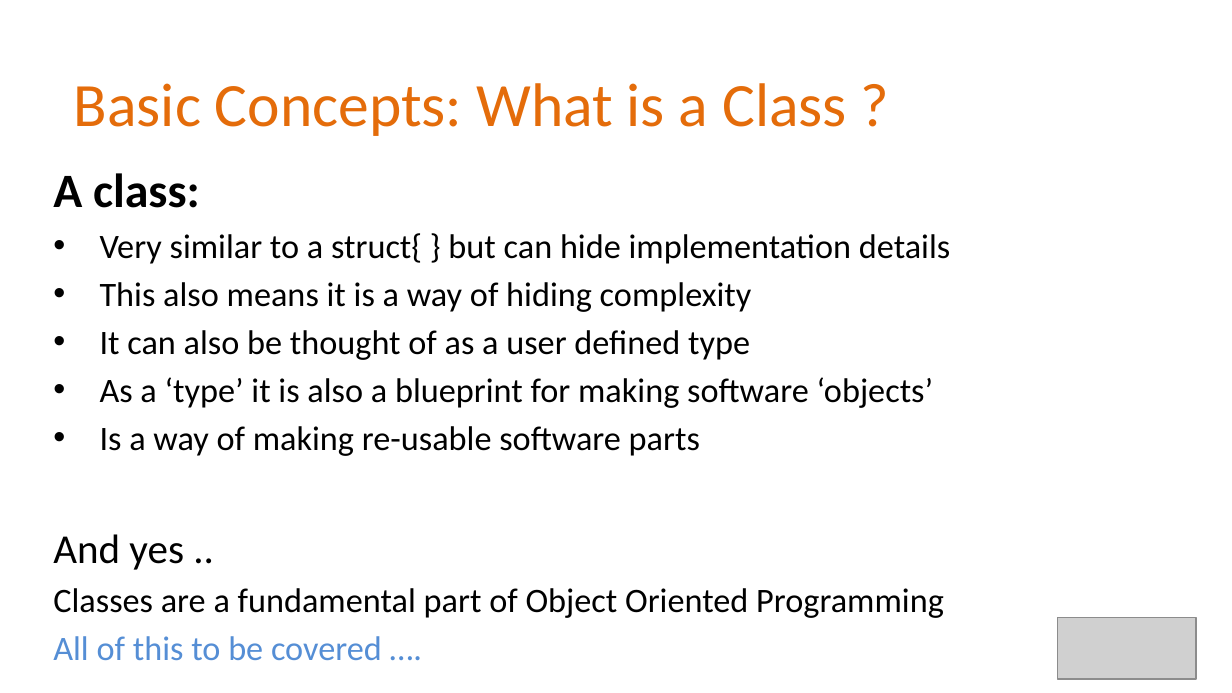
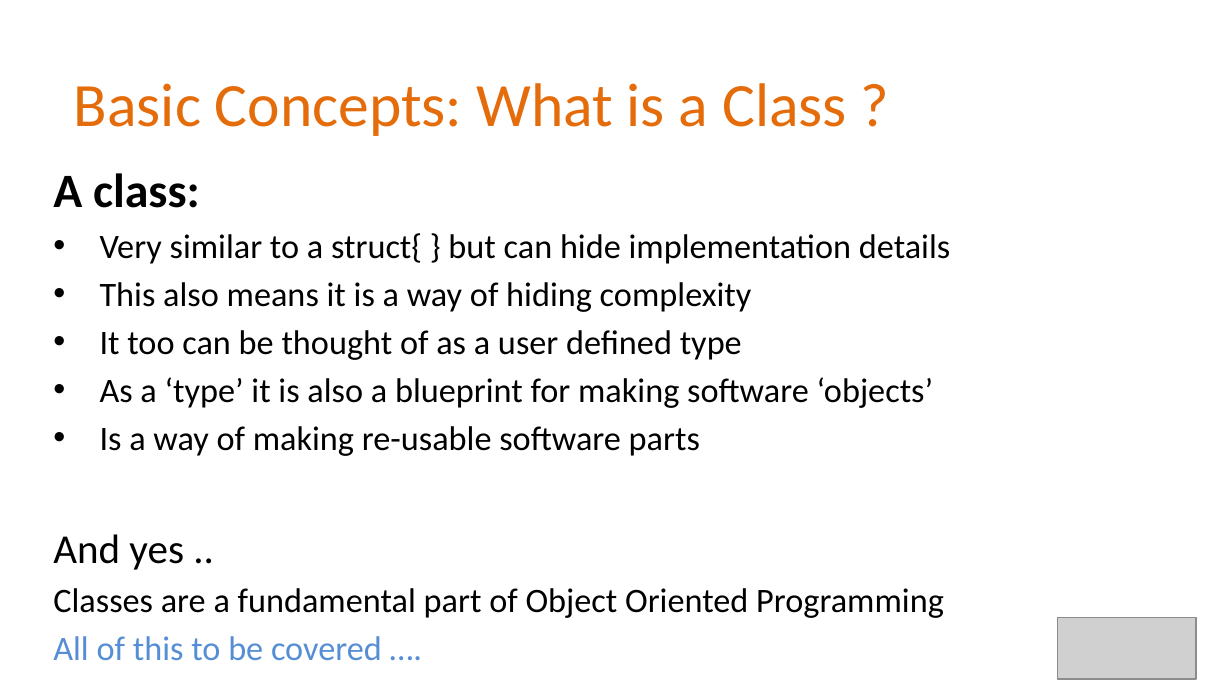
Before and after one commit to Alan-Lomax/MERG-SIG-Presentations, a slide deck: slide 5 of Part 4 - Introduction to Class Programming.pptx. Drawn at 1232x693 pixels with LibreOffice and Linux fonts; fonts in the diff are those of the drawing; grey boxes stand for pictures; background and template pictures are left out. Boxes give left, top, right and bottom in pixels: in the first picture for what was removed or moved away, otherwise in the second. Text is boxed around its words. In the diff, an @@ line names an element or a change of style, - is before the commit and + after.

```diff
--- a/Part 4 - Introduction to Class Programming.pptx
+++ b/Part 4 - Introduction to Class Programming.pptx
@@ text at (x1=100, y1=330, x2=742, y2=360): text changed @@
-• It can also be thought of as a user defined type
+• It too can be thought of as a user defined type
```
Also in this commit, not shown: 10 other slides changed, 5 slides added.
